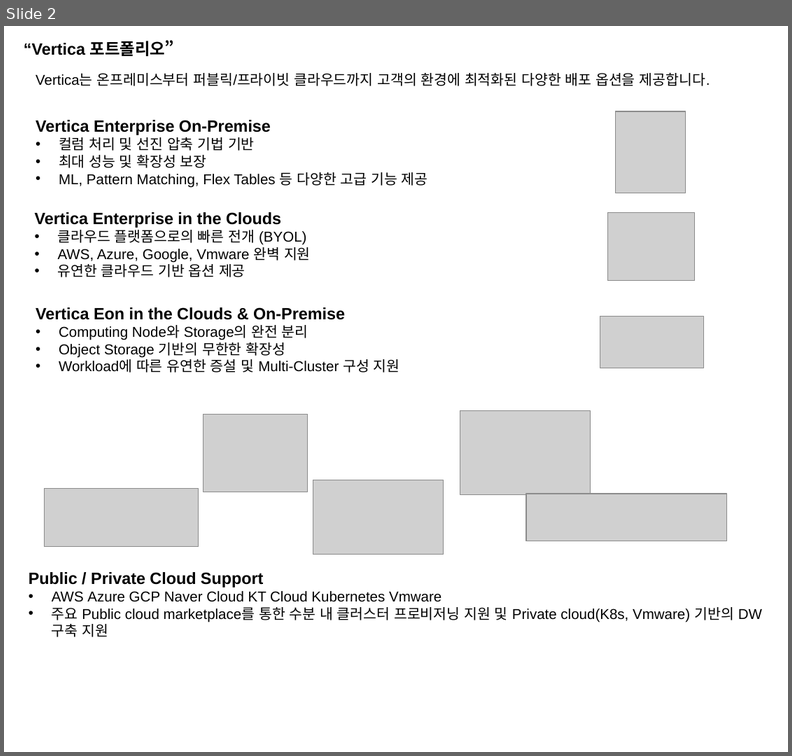
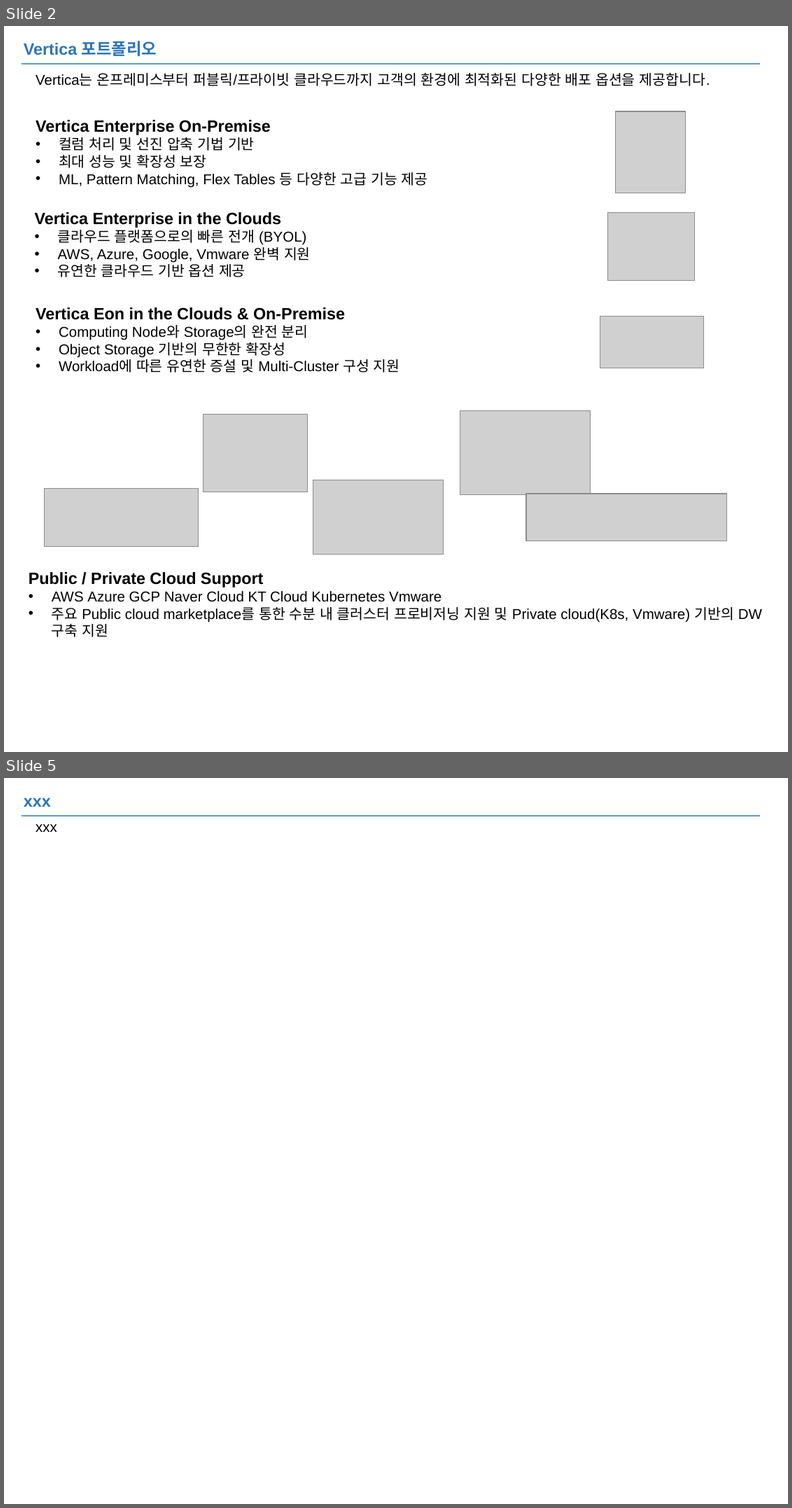
Before and after one commit to JIN0326/vertica_blog, a slide deck: 99ref/blog.pptx. Shown one above the other, each under a label of ours: slide 2 before the commit, slides 2 and 5 after it; the slides between them are not shown. The pictures are 792x756 and 792x1508 pixels, drawn with LibreOffice and Linux fonts; fonts in the diff are those of the drawing; grey boxes stand for pictures. Boxes give left, top, right and bottom in pixels: in the first picture for what was removed or moved away, otherwise in the second. Text is boxed around its words. In the diff, an @@ line names an element or a change of style, - is before the commit and + after.

```diff
--- a/99ref/blog.pptx
+++ b/99ref/blog.pptx
@@ slide 5 added at [4,778,788,1504], background #FFFFFF @@
@@ text added at [24,798,51,807], 16 pt, text #2E75B6, bold @@
+xxx
@@ line added from (22, 816) to (760, 816), #5B9BD5 1.5 pt @@
@@ text added at [35,824,57,832], 14 pt, text #000000 @@
+xxx
@@ slide 2 changed as well @@
@@ text at [24,41,157,56]: text changed; text colour #000000 to #2E75B6 @@
-“Vertica 포트폴리오”
+Vertica 포트폴리오
@@ line added from (22, 64) to (760, 64), #5B9BD5 1.5 pt @@
```
Also in this commit, not shown: 1 other slide changed, 2 other slides added, 3 other files.
